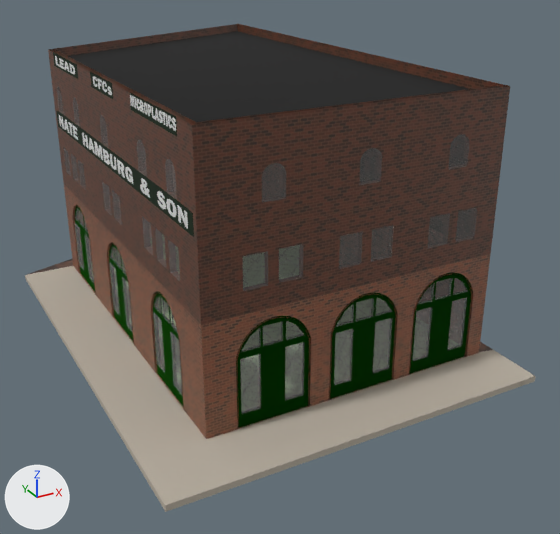
Two versions of the glTF model Gangsta Wizards/Main/BUILDINGS/Assembly/A-2/PhillyPub.glb, one commit apart.
Rendered twice from a camera (50 mm lens) standing at (-18.1, -39.3, 20.2) and looking at (1.0, -4.5, 2.8). The lights are fixed; the arrows at lower left show +X, +Y and +Z. The older version comes first. Where no turn or scale is listed for an object, it has been applied to the vertices. Vertices at exactly the same position are counted once.

In view in the first picture: 'First Floors Ext', 'Garage Doors', 'Ground', 'Roof', 'Second Floor', 'Sign', 'Third Floor', 'Windows' and 1 more.
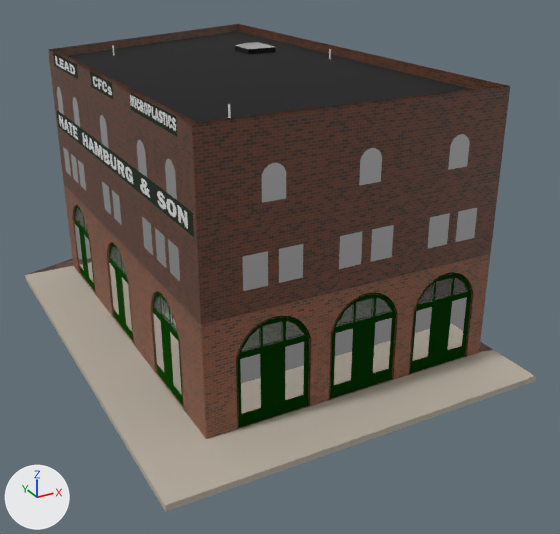
What differs and where, as boxes [x1, y1, x2, y2] in the pictures (560 x 534 px):
'Windows', recoloured
    both: [75, 223, 467, 414]
'Skylight', added
    after: [235, 42, 276, 55]
    faces in mat_roof (black #000000): [235, 46, 276, 55]
    faces in mat_reflective_glass (white #e7e7e7): [235, 42, 274, 49]
'Plmg Vents', added
    after: [112, 46, 331, 118]
part 1 of me_cube_002, recoloured
    both: [63, 147, 477, 291]
part 2 of me_cube_003, recoloured
    both: [57, 87, 470, 203]

Edits to the bpy script that builds the scene:
```text
Add mat_reflective_glass:
    mat_reflective_glass = principled_material('Reflective Glass')
    mat_reflective_glass.base_color = (0.8, 0.8, 0.8)  # white #e7e7e7
    mat_reflective_glass.metallic = 1.0
    mat_reflective_glass.roughness = 0.0
Add mat_pvc:
    mat_pvc = principled_material('PVC')
    mat_pvc.base_color = (1.0, 1.0, 1.0)  # white #ffffff
    mat_pvc.roughness = 0.25
Change me_cube_002:
    where me_cube_002.from_pydata(...)  # 148 vertices, 376 faces; spans x -7.6..7.6, y -13.7..13.7, z 5.6..9.3
    used by ob_second_floor; location = (0.0, 0.0, 0.0)
    me_cube_002 part 1: all 28 faces that had it switch from mat_glass (grey #bababa) to mat_reflective_glass (white #e7e7e7)
Change me_cube_003:
    where me_cube_003.from_pydata(...)  # 344 vertices, 814 faces; spans x -7.6..7.6, y -13.7..13.7, z 9.3..13.7
    used by ob_third_floor; location = (0.0, 0.0, 0.0)
    me_cube_003 part 2: all 120 faces that had it switch from mat_glass (grey #bababa) to mat_reflective_glass (white #e7e7e7)
Change me_cube_042:
    where me_cube_042.from_pydata(...)  # 96 vertices, 144 faces; spans x -11.4..2.7, y -0.3..19.3, z -2.2..0.6
    remove me_cube_042.materials.append(mat_glass)  # grey #bababa
    add me_cube_042.materials.append(mat_reflective_glass)  # white #e7e7e7
Add me_cylinder_002:
    me_cylinder_002.from_pydata(...)  # 75 vertices, 150 faces; spans x 0.0..11.5, y 0.0..18.1, z -0.2..0.4
    me_cylinder_002.materials.append(mat_pvc)  # white #ffffff
Add me_cube_005:
    me_cube_005.from_pydata([(-0.91, -0.91, -0.31), (-0.91, -0.91, 0.0), (-0.91, 0.91, -0.31), (-0.91, 0.91, 0.0), (0.91, -0.91, -0.31), (0.91, -0.91, 0.0), (0.91, 0.91, -0.31), (0.91, 0.91, 0.0), (-0.48, -0.48, 0.15), (-0.48, 0.48, 0.15), (0.48, -0.48, 0.15), (0.48, 0.48, 0.15)], [], [(0, 1, 3), (0, 3, 2), (2, 3, 7), (2, 7, 6), (6, 7, 5), (6, 5, 4), (4, 5, 1), (4, 1, 0), (3, 1, 8), (3, 8, 9), (11, 9, 8), (11, 8, 10), (1, 5, 10), (1, 10, 8), (7, 3, 9), (7, 9, 11), (5, 7, 11), (5, 11, 10)])
    for i in [*range(8, 18)]: me_cube_005.polygons[i].material_index = 1
    me_cube_005.materials.append(mat_roof)  # black #000000
    me_cube_005.materials.append(mat_reflective_glass)  # white #e7e7e7
Add ob_plmg_vents:
    ob_plmg_vents = bpy.data.objects.new('Plmg Vents', me_cylinder_002)
    ob_plmg_vents.location = (-5.14, -11.58, 13.43)
Add ob_skylight:
    ob_skylight = bpy.data.objects.new('Skylight', me_cube_005)
    ob_skylight.location = (3.91, 3.86, 13.56)
```
